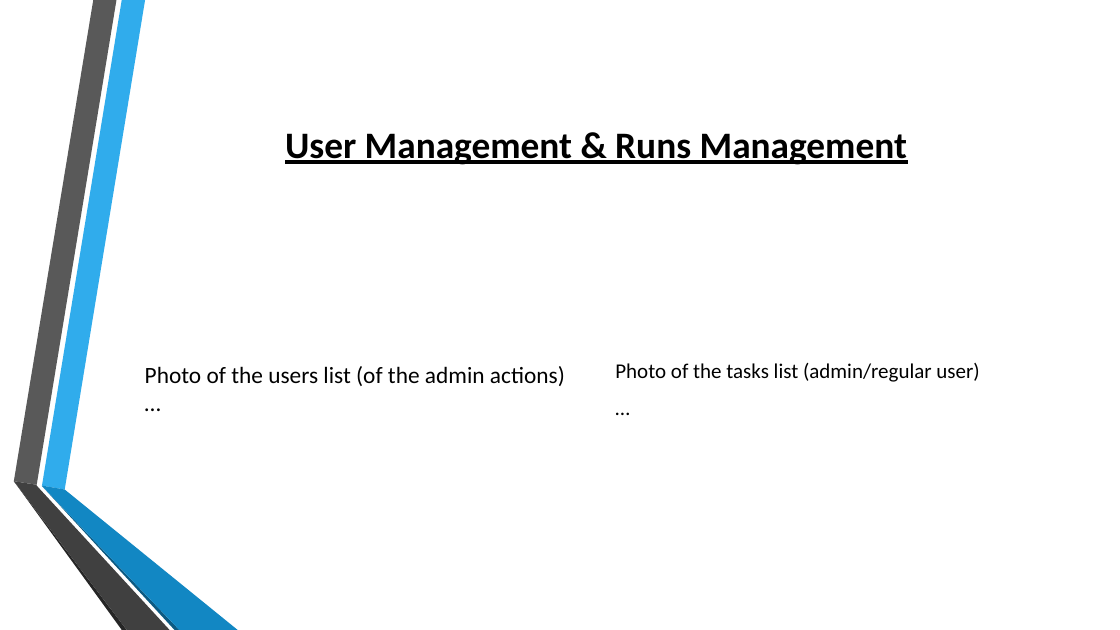
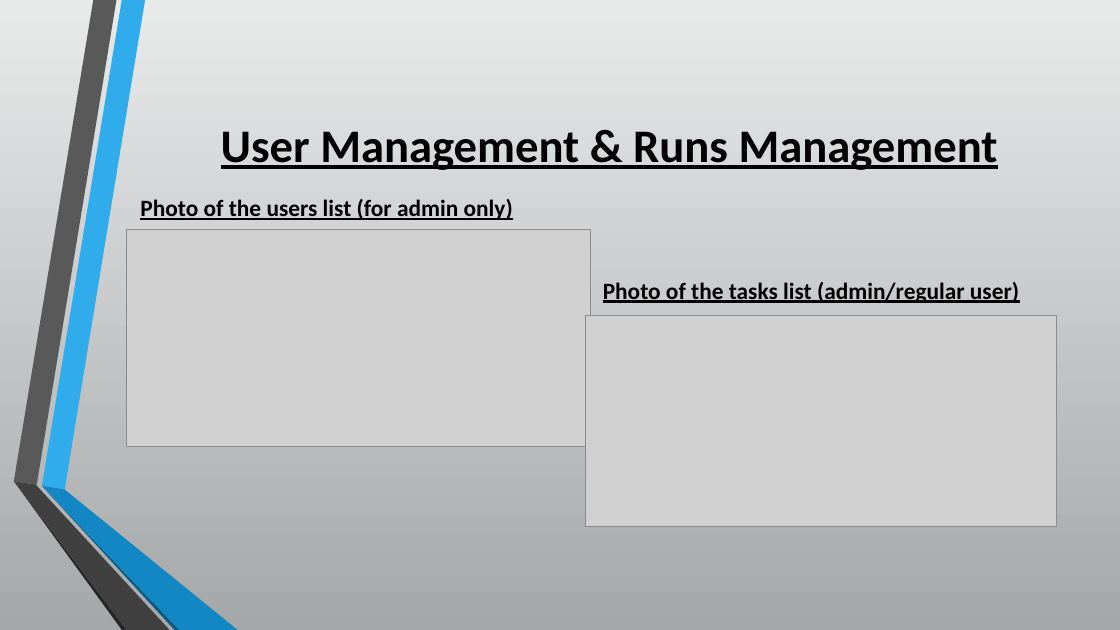
Before and after one commit to csbarak/MolOpt_Students_2023, a slide deck: slide 4 of Documents/SemesterB Marathon Presentation.pptx. Drawn at 1120x630 pixels with LibreOffice and Linux fonts; fonts in the diff are those of the drawing; grey boxes stand for pictures; background and template pictures are left out. Boxes give left, top, right and bottom in pixels: in the first picture for what was removed or moved away, otherwise in the second. Text is boxed around its words. In the diff, an @@ line names an element or a change of style, - is before the commit and + after.

```diff
--- a/Documents/SemesterB Marathon Presentation.pptx
+++ b/Documents/SemesterB Marathon Presentation.pptx
@@ background picture (left out) to gradient #E9EAEB to #A5A8A9 @@
@@ title "User Management & Runs Management": place and size @@
-title "User Management & Runs Management" at [285, 133, 907, 165]
+title "User Management & Runs Management" at [221, 131, 998, 170]
@@ title "User Management & Runs Management" at [221, 131, 998, 170]: size 32 to 40 pt @@
@@ text added at [140, 199, 513, 220], 20 pt, text #000000, bold, underline @@
+Photo of the users list (for admin only)
@@ picture added at [127, 230, 591, 447] @@
@@ text at [603, 282, 1019, 303]: paragraph removed @@
-…
@@ text "Photo of the tasks list ...": place and size @@
-text "Photo of the tasks list ..." at [615, 363, 979, 382]
+text "Photo of the tasks list ..." at [603, 282, 1019, 303]
@@ text "Photo of the tasks list ..." at [603, 282, 1019, 303]: size 18 to 20 pt, bold on, underline on; less space between paragraphs @@
@@ picture added at [585, 315, 1057, 527] @@
@@ text removed at [145, 366, 565, 386] @@
-Photo of the users list (of the admin actions)
-…
@@ group removed at [13, 0, 238, 630]: 6 freeform shapes @@
@@ group added at [13, 0, 238, 630]: 6 freeform shapes @@
```
